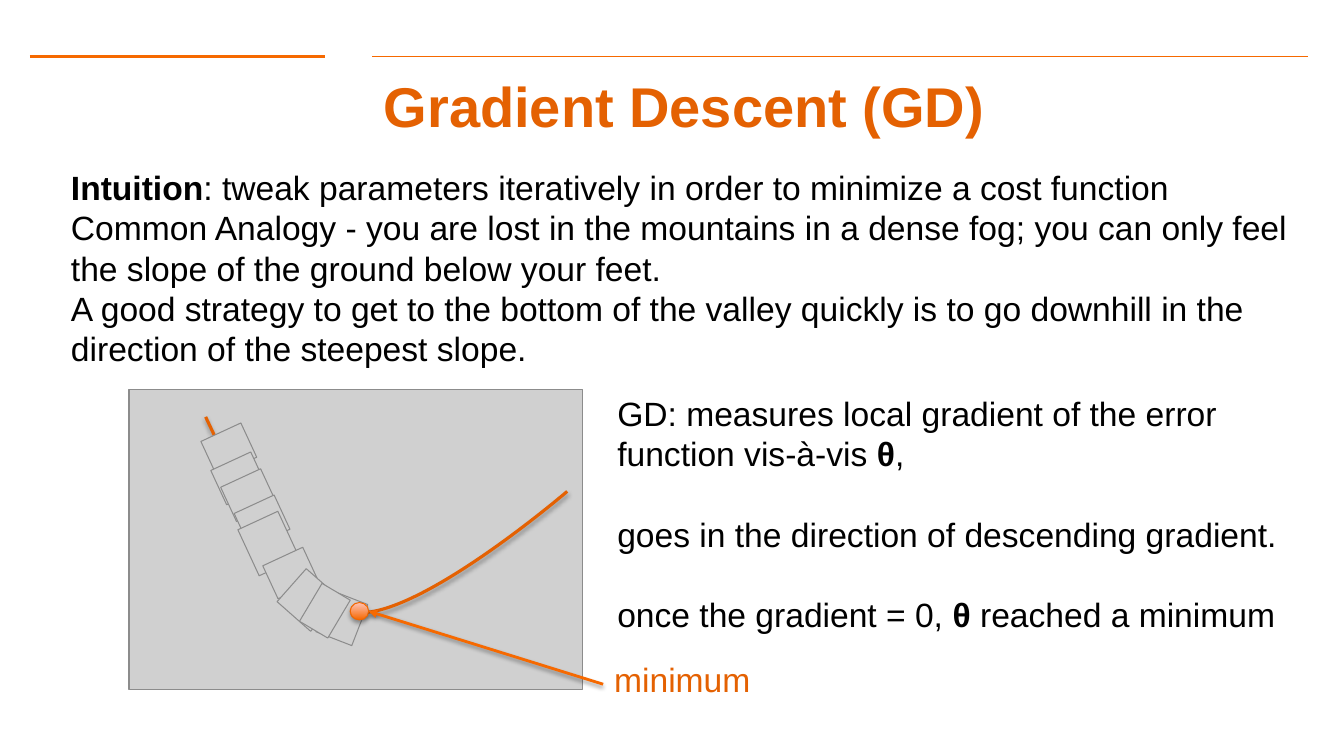
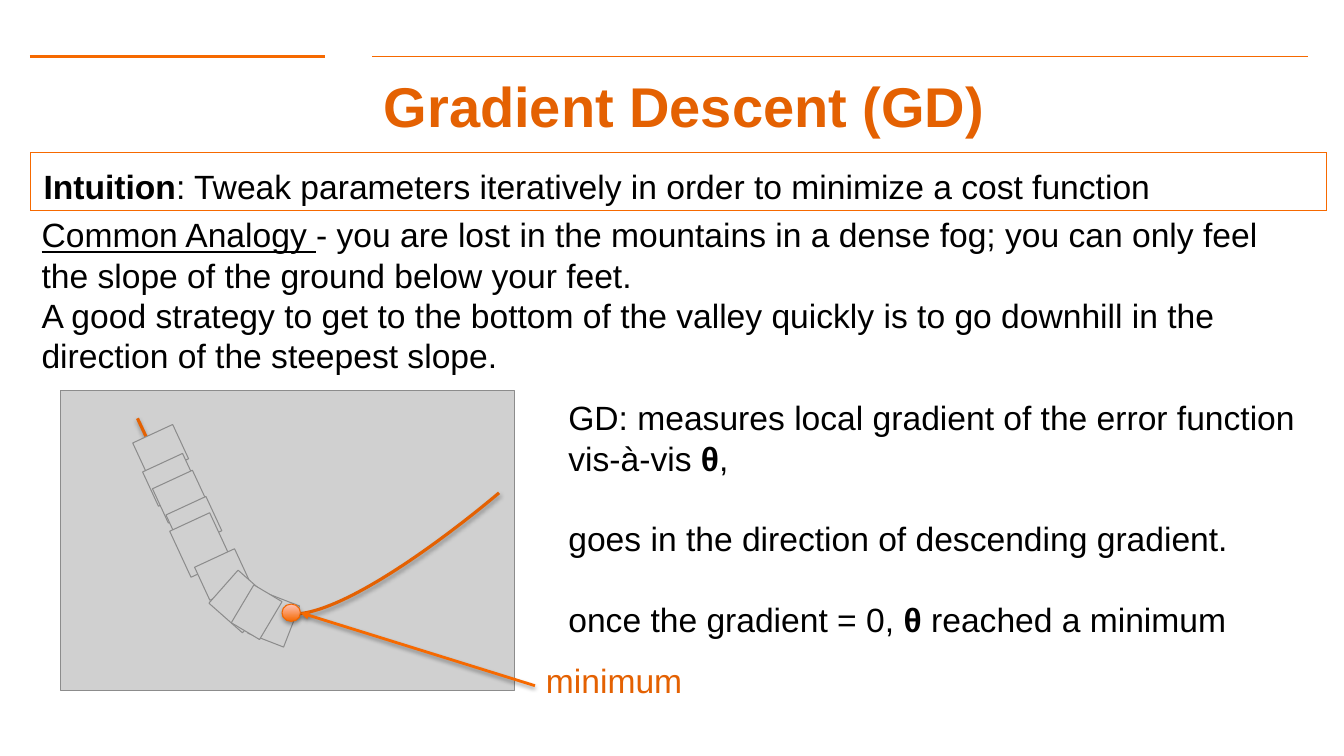
Before and after one commit to gk5951/RIT-DSCI-633-FDS, a slide deck: slide 19 of Syllabus/Lecture04/Lec04.pptx. Drawn at 1344x756 pixels with LibreOffice and Linux fonts; fonts in the diff are those of the drawing; grey boxes stand for pictures; background and template pictures are left out. Boxes give left, top, right and bottom in pixels: in the first picture for what was removed or moved away, otherwise in the second. Text is boxed around its words. In the diff, an @@ line names an element or a change of style, - is before the commit and + after.

Commit message:
Added Lecture 05

```diff
--- a/Syllabus/Lecture04/Lec04.pptx
+++ b/Syllabus/Lecture04/Lec04.pptx
@@ rectangle added at box(30, 152, 1327, 211), outline #F66900 0.75 pt, 24 pt, text #000000 @@
+Intuition: Tweak parameters iteratively in order to minimize a cost function
@@ text at box(71, 175, 1169, 207): paragraph removed @@
-Intuition: tweak parameters iteratively in order to minimize a cost function
@@ text "Common Analogy - you are ...": place and size @@
-text "Common Analogy - you are ..." at box(71, 175, 1286, 368)
+text "Common Analogy - you are ..." at box(42, 222, 1257, 375)
@@ text at box(42, 222, 1257, 295): underline on in "Common Analogy" @@
@@ text "GD: measures local gradient of ..." rewrapped from box(617, 401, 1277, 634) to box(568, 405, 1295, 639) @@
@@ picture: place and size @@
-picture at box(237, 511, 299, 576)
+picture at box(170, 513, 231, 578)
@@ 9 pictures, 1 text, 1 ellipse, 1 freeform shape, 1 arrow: place and size @@
-9 pictures, 1 text, 1 ellipse, 1 freeform shape, 1 arrow at box(129, 389, 750, 693)
+9 pictures, 1 text, 1 ellipse, 1 freeform shape, 1 arrow at box(60, 391, 682, 694)
```
Also in this commit, not shown: 5 other files.
